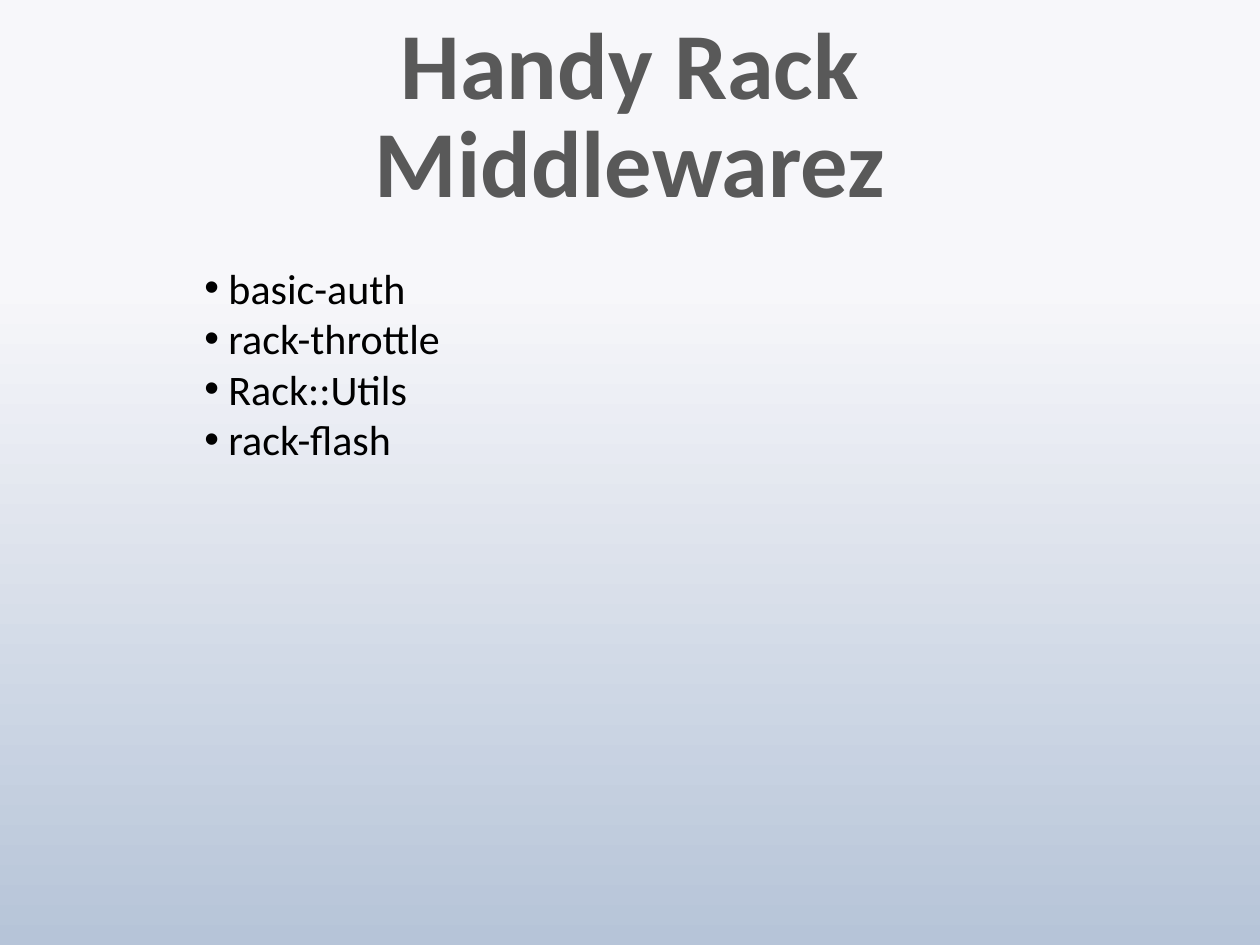
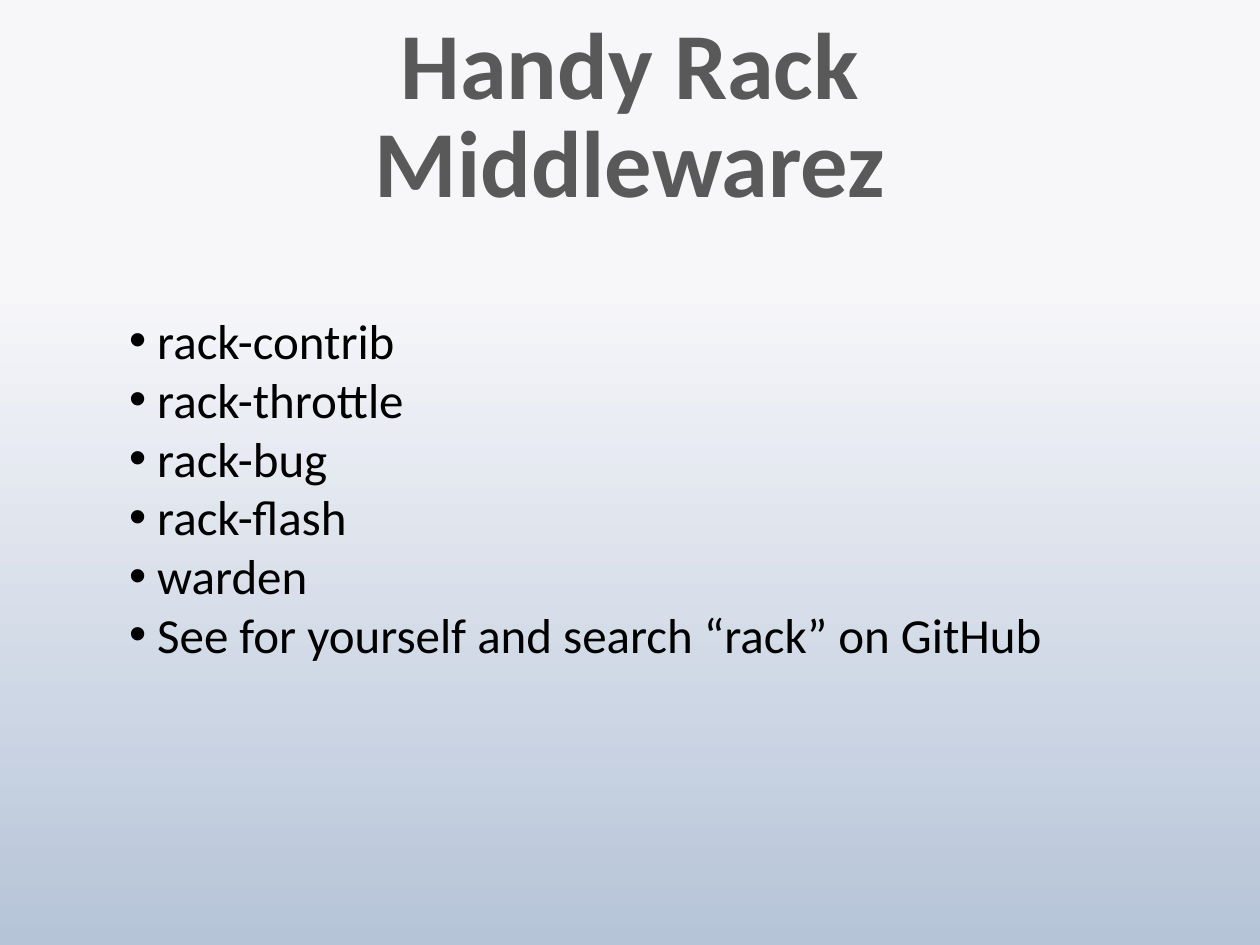
Before and after one commit to techwhizbang/sinatra_slideshow, a slide deck: slide 21 of sinatra.pptx. Drawn at 1260x945 pixels with LibreOffice and Linux fonts; fonts in the diff are those of the drawing. Boxes give left, top, right and bottom in pixels: in the first picture for what was removed or moved away, otherwise in the second. Text is boxed around its words. In the diff, an @@ line names an element or a change of style, - is before the commit and + after.

```diff
--- a/sinatra.pptx
+++ b/sinatra.pptx
@@ text "rack-contrib": place and size @@
-text "rack-contrib" at <box>228,274,439,456</box>
+text "rack-contrib" at <box>157,325,1041,661</box>
@@ text at <box>157,325,394,360</box>: text changed; size 24 to 28 pt @@
-• basic-auth
+• rack-contrib
@@ text at <box>157,384,403,536</box>: size 24 to 28 pt in "rack-throttle", "rack-flash" @@
@@ text at <box>157,443,327,486</box>: text changed; size 24 to 28 pt @@
-• Rack::Utils
+• rack-bug
@@ text at <box>157,560,1041,661</box>: paragraphs added @@
+• warden
+• See for yourself and search “rack” on GitHub
```
Also in this commit, not shown: 5 other slides changed, 3 slides added, 6 slides removed, 1 other file.
